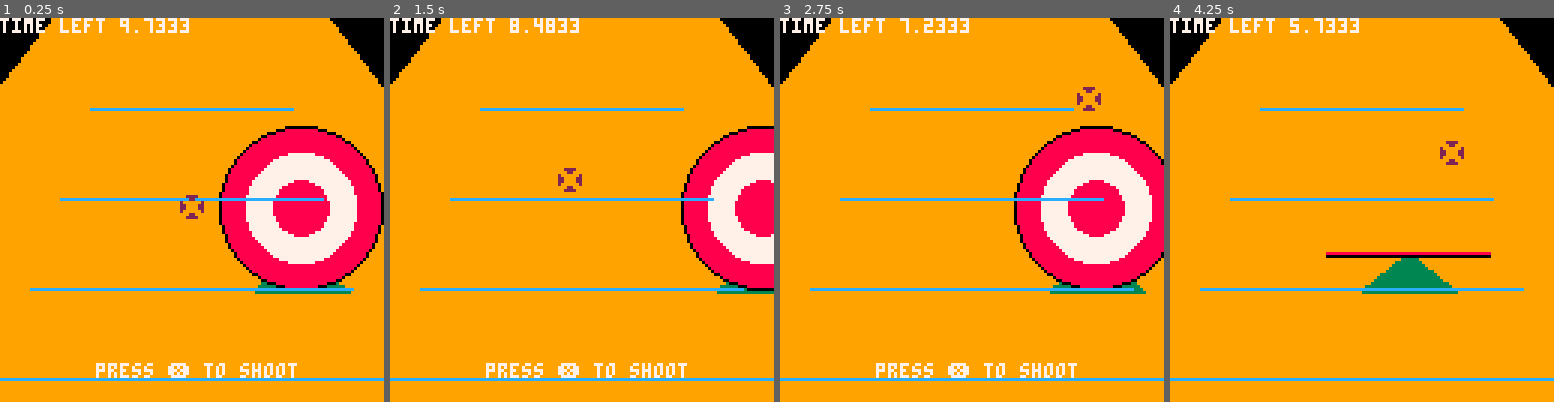
Above: before the commit, frames 1-4 (left to right).
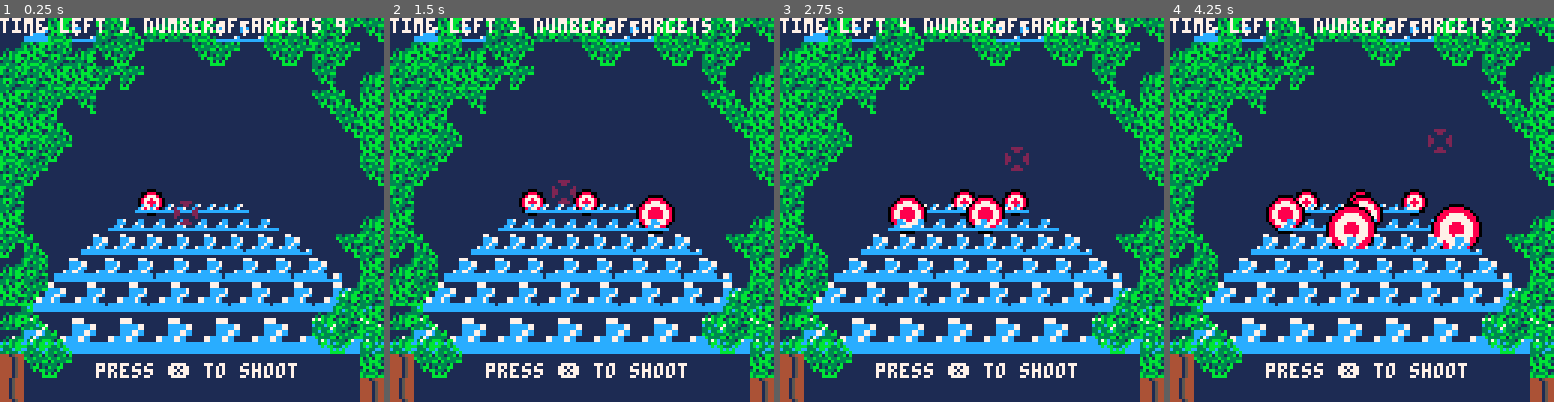
Above: after the commit, the same moments.

Repository: gabrielsson/pico-8-carts
Game: PICO-8 cartridge shooting-range.p8
Same seed, same stepped clock (60 frames per second), same inputs: the game is played once before the commit and once after it.
Inputs:
- Up to frame 1 (0.25 s): no input
- Up to frame 2 (1.5 s): tap X (X key) at 0.33, 1.07 s
- Up to frame 3 (2.75 s): hold Right 1.6-2.1 s; tap X (X key) at 1.85 s; hold Up 2.15-2.42 s; hold Right from 2.47 s (still down)
- Up to frame 4 (4.25 s): tap X (X key) at 2.97, 4.08 s; release Right at 3.03 s; hold Left 3.08-3.58 s; hold Down 3.63-3.97 s; hold Right from 4.02 s (still down)

The runs differ from the first frame. In frame 1, 98% of the frame differs, in the area x 0-100%, y 0-100%; in frame 2, 98%; in frame 3, 98%; in frame 4, 99%.

Commit message:
WIP: Styles

Diff:
--- a/shooting-range.p8
+++ b/shooting-range.p8
@@ -9,6 +9,12 @@
 
 game = {}
 level = 1
+_target = {
+
+}
+
+TARGET_RADIUS = 14
+
 function _init()
     game_init()
 
@@ -18,7 +24,7 @@
     game.draw()
 end
 
-function _update60()
+function _update()
     game.update()
 end
 
@@ -26,10 +32,9 @@
     game = {}
     game.start = time()
 
-    game.targets = targets(level)
-    game.rows = rows(4)
-    game.lastShot = -100
-
+    game.rows = createRows(6)
+
+    game.numberOfTargets = level*10
     game.update = game_update
 
     game.draw = game_draw
@@ -38,8 +43,8 @@
         x = 64,
         y = 64,
         move = function(self)
-            self.x += (rnd(2*10)/10-1)
-            self.y += (rnd(2*10)/10-1)
+            self.x += (rnd(3*10)/10-1.5)
+            self.y += (rnd(3*10)/10-1.5)
             if self.x < 0 then self.x = 0 end
             if self.y < 0 then self.y = 0 end
             if self.x > 127 then self.x = 127 end
@@ -56,130 +61,121 @@
     game.shoot = shoot
 end
 
-function rows(n)
-    local rows = {}
+function copy(o)
+    local c
+    if type(o) == 'table' then
+      c = {}
+      for k, v in pairs(o) do
+        c[k] = copy(v)
+      end
+    else
+      c = o
+    end
+    return c
+  end
+
+function createRows(n)
+    rows = {}
 
 
     for i = 1, n do
         direction = 1
 
-        if (n % 2 < 1) then direction = -1 end
-
-        offsetX = 10 * (n-i)
-        offsetY = 30
+        if (i % 2 == 0) then direction = -1 end
+
+        offsetX = 9 * (n-i)
+        offsetY = 6
         lineLength = 127-offsetX*2
         add(rows, {
-            y = offsetY*i,
+            y = offsetY*radiusConstant(lineLength)*(i) + 60,
             x = offsetX,
             length = lineLength,
-            speed = lineLength/127
-        })
-    end
-    return rows
-end
-function targets(n)
-    local distanceBetween = (127/(n+1))
-    local targets = {}
-    for i=1,n do
-        add(targets, {
-            x = rnd(96) + 16,
-            y = distanceBetween*i,
-            z = (i / n)*2 + 1,
-            direction = rnd(1.2) - 0.6,
+            speed = lineLength/127 * 2.9,
+            direction = direction,
+            targets = {},
+            addTarget = function(self, o)
+                -- printh('added target to '.. tostring(self))
+                if(self.direction > 0) then
+                    o.x = self.x
+                else
+                    o.x = self.x+self.length
+                end
+
+                add(self.targets, o)
+            end,
+            move = function(self)
+                shouldPopOne = {}
+                for target in all(self.targets) do
+                    target.x += self.speed*self.direction
+
+                    if target.x > self.x+self.length or target.x < self.x then
+                        shouldPopOne = target
+                    end
+
+                end
+                return shouldPopOne
+            end,
             draw = function(self)
-                target_draw(self)
+                rc = radiusConstant(self.length)
+
+                for target in all(self.targets) do
+                    if not target.isHit then
+                        --zspr(17,4,4,target.x-2*TARGET_RADIUS*rc ,self.y-1*TARGET_RADIUS*rc - rc, rc, false)
+                        --function rspr(n,w,h,dx,dy,dw,dh)
+                        -- rspr(17,4,4,target.x - 2 * TARGET_RADIUS*rc ,self.y-3.4*TARGET_RADIUS*rc, TARGET_RADIUS*4*rc, TARGET_RADIUS*4*rc)
+
+                        circfill(target.x,self.y,TARGET_RADIUS*rc,red)
+                        circ(target.x,self.y,TARGET_RADIUS*rc,black)
+
+                        circfill(target.x,self.y,TARGET_RADIUS*2/3*rc,white)
+                        circfill(target.x,self.y,TARGET_RADIUS*1/3*rc,red)
+
+
+                    end
+                end
+
+                s = 0
+                for i=self.x,self.x + self.length, self.length/127*8 do
+
+                    zspr(s%4+2,1,1,i,self.y, 2*rc, false)
+
+                    s += 1
+                end
             end,
-            update = function(self)
-                if self.x > 127 or self.x < 0 then self.direction *= -1 end
-                if not self.isHit then self.x += self.direction end
+            canAdd = function(self)
+                rc = radiusConstant(self.length)
+                if #self.targets == 0 then return true end
+                last = self.targets[#self.targets]
+                printh("rc "..rc)
+                if self.direction > 0 then
+                    return last.x > self.x + 60*rc
+                else
+                    return last.x < self.length
+                end
             end
         })
     end
-
-    return targets;
+    --printh('returning rows '..#rows)
+    return rows
+end
+function radiusConstant(rowLength)
+    return rowLength/127
+
 end
 function game_draw()
-    cls()
-    draw_bg()
-    for target in all(game.targets) do
-        target:draw()
-    end
-
-    l = targetsLeft()
+    cls(1)
     for row in all(game.rows) do
-        line(row.x,row.y,row.x+row.length,row.y,blue)
-
-    end
-    levelTime =  10 - (time()- game.start)
-    print("time left "..levelTime, 0, 0, white)
+        row:draw()
+    end
+
+    levelTime =   (time()- game.start)
+
+    map(0, 0, 0, 0, 16, 16)
+
+    print("time left "..targetsLeft()..' numberOfTargets '..game.numberOfTargets, 0, 0, white)
     spr(1, game.crosshair.x -4, game.crosshair.y-4)
-    if(l > 0) then
-        print("press ❎ to shoot", 32, 115, white)
-    end
-end
-function draw_bg()
-    local a = {x=64, y= -60}
-    local b = {x=-80,y=127}
-    local c = {x=207,y=127}
-    fill_tri(a,b,c,orange)
-
-
-end
-
-function target_draw(target)
-    local a = {x=target.x, y=target.y+(5*target.z)}
-    local b = {x=target.x-(5*target.z),y=target.y+(9*target.z)}
-    local c = {x=target.x+(5*target.z),y=target.y+(9*target.z)}
-    fill_tri(a,b,c,dark_green)
-
-    if not target.isHit then
-        circfill(target.x,target.y,9*target.z,red)
-        circ(target.x,target.y,9*target.z,black)
-
-        circfill(target.x,target.y,6*target.z,white)
-        circfill(target.x,target.y,3*target.z,red)
-    else
-        line(target.x - (9*target.z),target.y+(5*target.z) + 1,target.x + (9*target.z),target.y+(5*target.z) + 1,black)
-        line(target.x - (9*target.z),target.y+(5*target.z),target.x + (9*target.z),target.y+(5*target.z),red)
-    end
-end
-
-fill_tri = function(a,b,c,col)
-color(col)
-    if (b.y-a.y > 0) dx1=(b.x-a.x)/(b.y-a.y) else dx1=0;
-    if (c.y-a.y > 0) dx2=(c.x-a.x)/(c.y-a.y) else dx2=0;
-    if (c.y-b.y > 0) dx3=(c.x-b.x)/(c.y-b.y) else dx3=0;
-    local e = {x=a.x, y=a.y};
-    local s = {x=a.x, y=a.y}
-    if (dx1 > dx2) then
-        while(s.y<=b.y) do
-            s.y+=1;
-            e.y+=1;
-            s.x+=dx2;
-            e.x+=dx1;
-            line(s.x,s.y,e.x,s.y);
-        end
-        e.x = b.x
-        e.y = b.y
-        while(s.y<=c.y) do
-            s.y+=1;
-            e.y+=1;
-            s.x+=dx2;
-            e.x+=dx3;
-            line(s.x,s.y,e.x,s.y);
-        end
-    else
-        while(s.y<b.y)do
-            s.y+=1;e.y+=1;s.x+=dx1;e.x+=dx2;
-            line(s.x,s.y,e.x,e.y);
-        end
-        s.x=b.x
-        s.y=b.y
-        while(s.y<=c.y)do
-            s.y+=1;e.y+=1;s.x+=dx3;e.x+=dx2;
-            line(s.x,s.y,e.x,e.y);
-        end
-    end
+
+    print("press ❎ to shoot", 32, 115, white)
 end
 
 function game_update()
@@ -191,16 +187,37 @@
             game.shoot()
             sfx(0)
             game.crosshair:recoil(8)
-
-        end
-        for target in all(game.targets) do
-            target:update()
-        end
+        end
+        j = 1
+        for row in all(game.rows) do
+            outOfBoundTarget = row:move()
+            if(next(outOfBoundTarget) != nil) then
+                del(row.targets, outOfBoundTarget)
+                if (j == #game.rows) then
+                    game.rows[1]:addTarget(outOfBoundTarget)
+                else
+                    game.rows[j+1]:addTarget(outOfBoundTarget)
+                end
+            end
+            j += 1
+        end
+
         game.crosshair:move(1)
-        if targetsLeft() < 1 and time() > game.lastShot + 1 then
-            game.update =end_game
-            game.draw = end_draw
-            game.time = time() - 1
+
+        -- add number of targets
+        if(game.numberOfTargets > 0) then
+            if(game.rows[1]:canAdd()) then
+                game.rows[1]:addTarget(copy(_target))
+                game.numberOfTargets -= 1
+            end
+        end
+        --printh('targetsLeft '..targetsLeft()..' noT '..game.numberOfTargets)
+
+        if(targetsLeft() < 1 and game.numberOfTargets <= 0) then
+
+                game.update = end_game
+                game.draw = end_draw
+                game.time = time() -1
         end
 end
 
@@ -220,14 +237,11 @@
     cls()
     i = 0.5
     total = game.time - game.start
-    if( total > 10) then
-        gameOver = true
-
-        col = red
+    col = white
+    if( total > level*15) then
         print("total time "..(game.time-game.start), 22,64,col)
         print("❎ game over at level "..level, 12, 115, col)
     else
-        col = green
         print("total time "..(game.time-game.start), 22,64,col)
         print("❎ next level "..level +1, 27, 115, col)
     end
@@ -235,31 +249,32 @@
 function distance ( x1, y1, x2, y2 )
     local dx = x1 - x2
     local dy = y1 - y2
-    return sqrt( dx * dx + dy * dy )
+    d = sqrt( dx * dx + dy * dy )
+    --printh('distance '..d)
+    return d
 end
 
 function shoot()
     game.lastShot = time()
-    check_hit(game.crosshair.x, game.crosshair.y)
-end
-
-function check_hit(x,y)
-    for i=#game.targets,1,-1 do
-        if not game.targets[i].isHit then
-            if distance(x,y,game.targets[i].x,game.targets[i].y) < 9*game.targets[i].z then
-                game.targets[i].isHit = true
-                break
+    for i = #game.rows, 1, -1 do
+        for target in all(game.rows[i].targets) do
+            rc = radiusConstant(game.rows[i].length)
+            if distance(game.crosshair.x,game.crosshair.y,target.x,game.rows[i].y) < TARGET_RADIUS*rc then
+                del(game.rows[i].targets, target)
+                return
             end
+
         end
     end
 end
 
 function targetsLeft()
     local left = 0
-    for target in all(game.targets) do
-        if not target.isHit then left += 1 end
-    end
-
+    for row in all(game.rows) do
+        for target in all(row.targets) do
+            if not target.isHit then left += 1 end
+        end
+    end
     return left
 end
 
@@ -274,14 +289,83 @@
     sspr(sx,sy,sw,sh, dx,dy,dw,dh)
 end
 
-…(11 lines of a section not shown)…
+function rspr(n,w,h,dx,dy,dw,dh)
+    sx = 8 * (n % 16)
+    sy = 8 * flr(n / 16)
+    sw = 8 * w
+    sh = 8 * h
+    --dw = sw * dz
+    --dh = sh * dz
+
+    sspr(sx,sy,sw,sh, dx,dy,dw,dh)
+end
+-- converts anything to string, even nested tables
+function tostring(any)
+    if (type(any)~="table") return tostr(any)
+    local str = "{"
+    for k,v in pairs(any) do
+      if (str~="{") str=str..","
+      str=str..tostring(k).."="..tostring(v)
+    end
+    return str.."}"
+  end
+…(41 lines of a section not shown)…
+__map__
+00020e030b090a0b0e05030e090b0c0d00000000000000000000000000000000000000000000000000000000000000000000000000000000000000000000000000000000000000000000000000000000000000000000000000000000000000000000000000000000000000000000000000000000000000000000000000000000
+0a0e0b0a0d0c00000d0c000d0c0b0c0000000000000000000000000000000000000000000000000000000000000000000000000000000000000000000000000000000000000000000000000000000000000000000000000000000000000000000000000000000000000000000000000000000000000000000000000000000000
+0b0b0e0e0c0c000000000000000d000a00000000000000000000000000000000000000000000000000000000000000000000000000000000000000000000000000000000000000000000000000000000000000000000000000000000000000000000000000000000000000000000000000000000000000000000000000000000
+0e0b0c0d0000000000000000000d090e00000000000000000000000000000000000000000000000000000000000000000000000000000000000000000000000000000000000000000000000000000000000000000000000000000000000000000000000000000000000000000000000000000000000000000000000000000000
+0e0e0900000000000000000000000d0e00000000000000000000000000000000000000000000000000000000000000000000000000000000000000000000000000000000000000000000000000000000000000000000000000000000000000000000000000000000000000000000000000000000000000000000000000000000
+0e0b0c0000000000000000000000000e00000000000000000000000000000000000000000000000000000000000000000000000000000000000000000000000000000000000000000000000000000000000000000000000000000000000000000000000000000000000000000000000000000000000000000000000000000000
+0b0c000000000000000000000000000d00000000000000000000000000000000000000000000000000000000000000000000000000000000000000000000000000000000000000000000000000000000000000000000000000000000000000000000000000000000000000000000000000000000000000000000000000000000
+0b00000000000000000000000000000000000000000000000000000000000000000000000000000000000000000000000000000000000000000000000000000000000000000000000000000000000000000000000000000000000000000000000000000000000000000000000000000000000000000000000000000000000000
+0e00000000000000000000000000000a00000000000000000000000000000000000000000000000000000000000000000000000000000000000000000000000000000000000000000000000000000000000000000000000000000000000000000000000000000000000000000000000000000000000000000000000000000000
+0c090000000000000000000000000d0b00000000000000000000000000000000000000000000000000000000000000000000000000000000000000000000000000000000000000000000000000000000000000000000000000000000000000000000000000000000000000000000000000000000000000000000000000000000
+0a0b000000000000000000000000000e00000000000000000000000000000000000000000000000000000000000000000000000000000000000000000000000000000000000000000000000000000000000000000000000000000000000000000000000000000000000000000000000000000000000000000000000000000000
+0e0c0000000000000000000000000a0b00000000000000000000000000000000000000000000000000000000000000000000000000000000000000000000000000000000000000000000000000000000000000000000000000000000000000000000000000000000000000000000000000000000000000000000000000000000
+0a0900000000000000000000000a0b0e00000000000000000000000000000000000000000000000000000000000000000000000000000000000000000000000000000000000000000000000000000000000000000000000000000000000000000000000000000000000000000000000000000000000000000000000000000000
+0a0a09000000000000000000000d0c0b00000000000000000000000000000000000000000000000000000000000000000000000000000000000000000000000000000000000000000000000000000000000000000000000000000000000000000000000000000000000000000000000000000000000000000000000000000000
+080d0c0000000000000000000000000e00000000000000000000000000000000000000000000000000000000000000000000000000000000000000000000000000000000000000000000000000000000000000000000000000000000000000000000000000000000000000000000000000000000000000000000000000000000
+0700000000000000000000000000000800000000000000000000000000000000000000000000000000000000000000000000000000000000000000000000000000000000000000000000000000000000000000000000000000000000000000000000000000000000000000000000000000000000000000000000000000000000
+
+
Not shown, changed: 40 lines of the sprite sheet (__gfx__) section of shooting-range.p8
